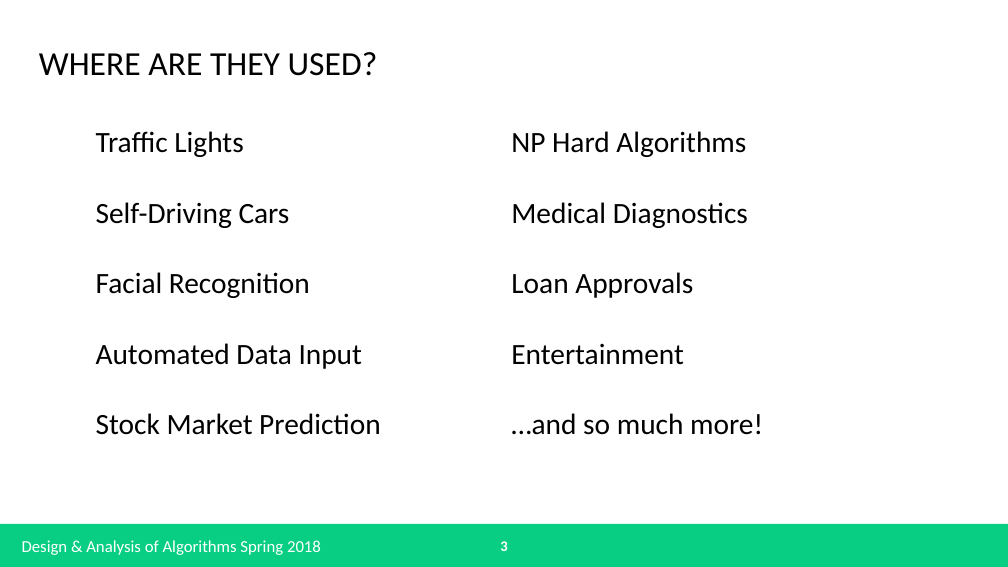
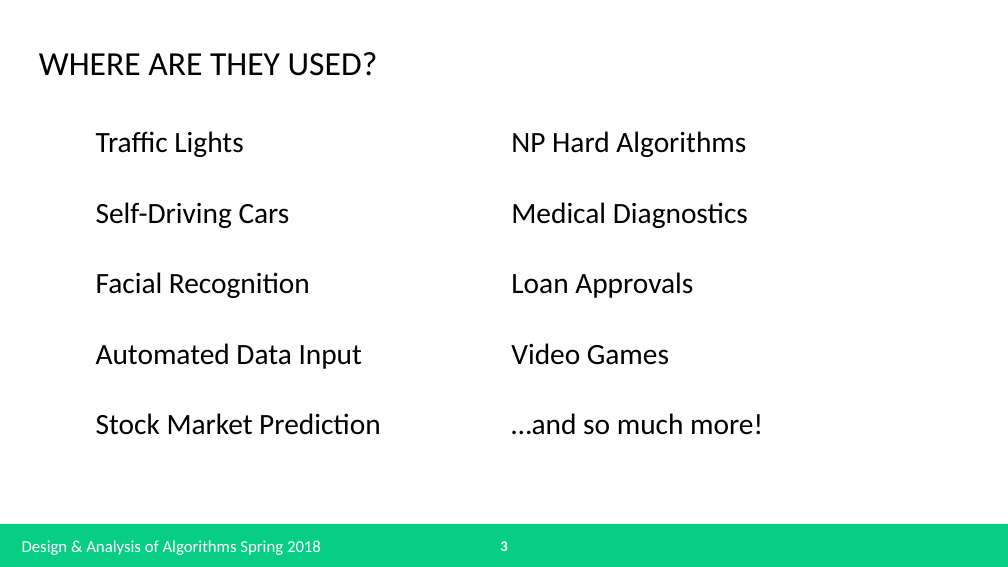
Before and after one commit to bryangreener/School, a slide deck: slide 3 of Spring 2018/Design and Analysis of Algorithms/Research Project/Presentation/Presentation.pptx. Drawn at 1008x567 pixels with LibreOffice and Linux fonts; fonts in the diff are those of the drawing. Boxes give left, top, right and bottom in pixels: in the first picture for what was removed or moved away, otherwise in the second. Text is boxed around its words. In the diff, an @@ line names an element or a change of style, - is before the commit and + after.

```diff
--- a/Spring 2018/Design and Analysis of Algorithms/Research Project/Presentation/Presentation.pptx
+++ b/Spring 2018/Design and Analysis of Algorithms/Research Project/Presentation/Presentation.pptx
@@ text at (511,343,669,365): text changed @@
-Entertainment
+Video Games
```
Also in this commit, not shown: 8 other slides changed, 2 slides removed, 17 other files.
